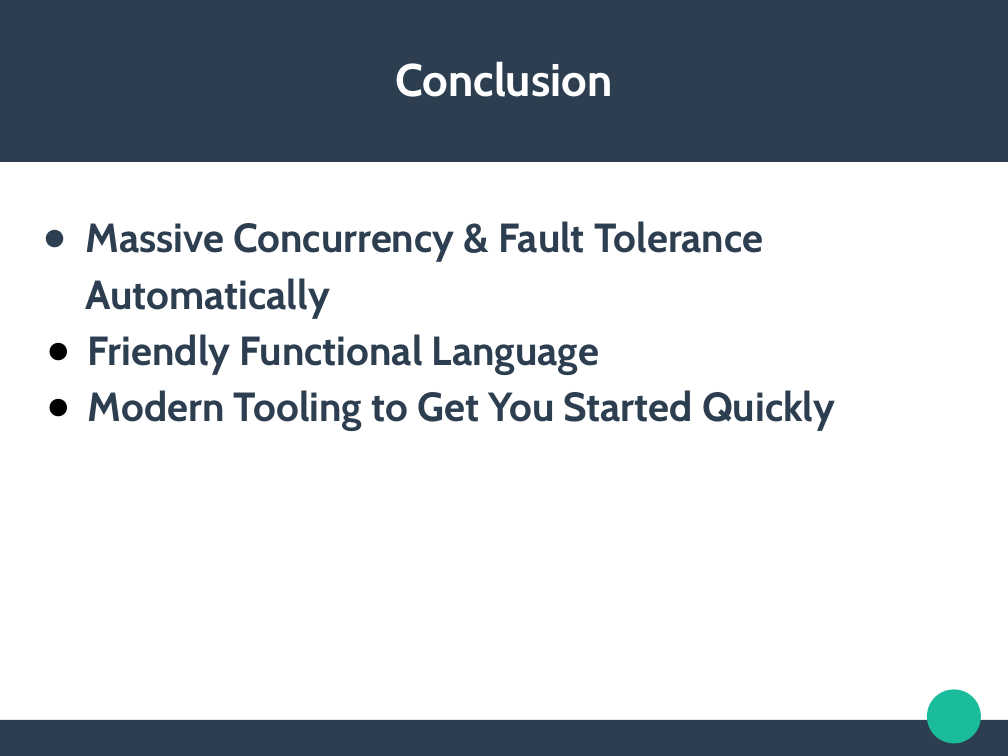
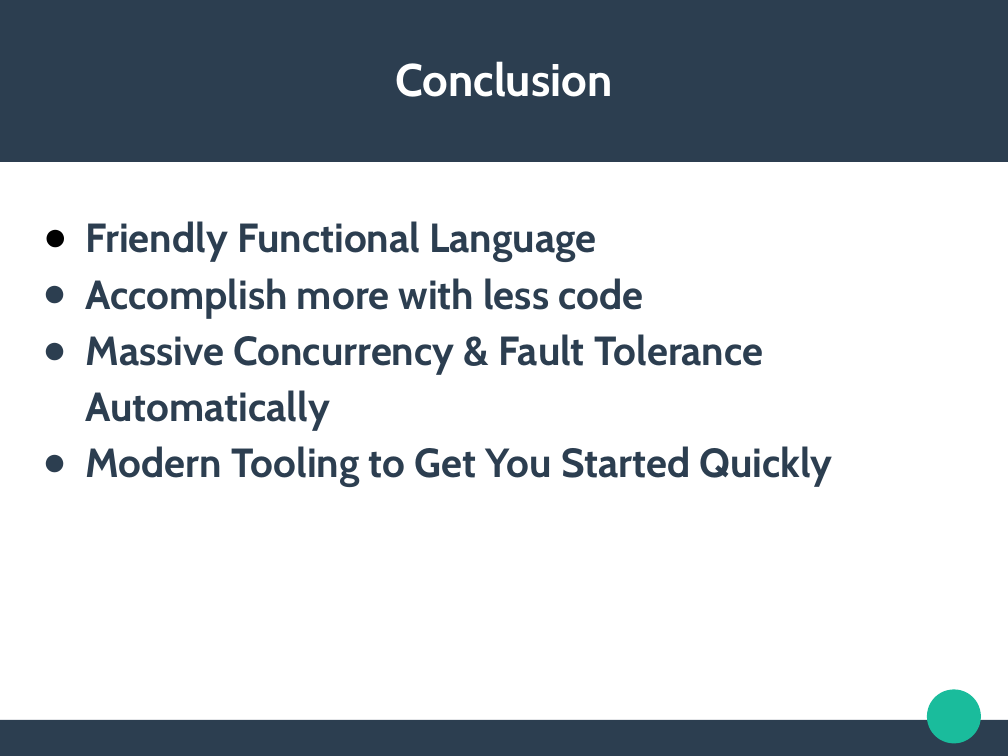
Before and after one commit to cedmans/elixir-intro-benkyokai, a slide deck: slide 22 of Elixir Presentation.pptx (slide 21 before the commit). Drawn at 1008x756 pixels with LibreOffice and Linux fonts; fonts in the diff are those of the drawing. Boxes give left, top, right and bottom in pixels: in the first picture for what was removed or moved away, otherwise in the second. Text is boxed around its words. In the diff, an @@ line names an element or a change of style, - is before the commit and + after.

```diff
--- a/Elixir Presentation.pptx
+++ b/Elixir Presentation.pptx
@@ text at <box>85,221,643,318</box>: paragraphs added @@
+● Friendly Functional Language
+● Accomplish more with less code
@@ text at <box>85,334,833,486</box>: less space between paragraphs; indent changed; bullet colour #000000 to #2C3E50 @@
@@ text at <box>88,334,599,374</box>: paragraph removed @@
-● Friendly Functional Language
```
Also in this commit, not shown: 4 other slides changed, 3 slides added, 2 slides removed.
